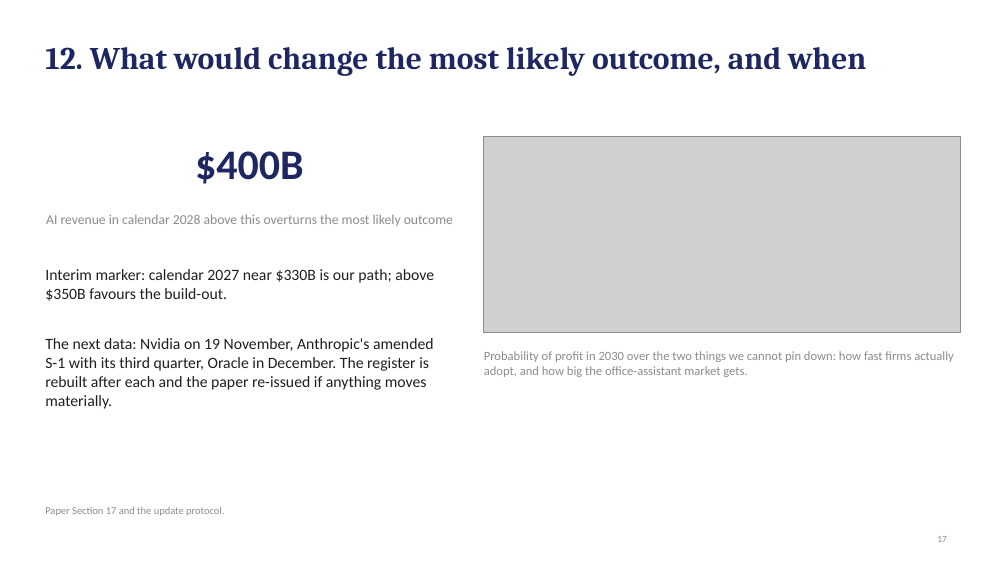
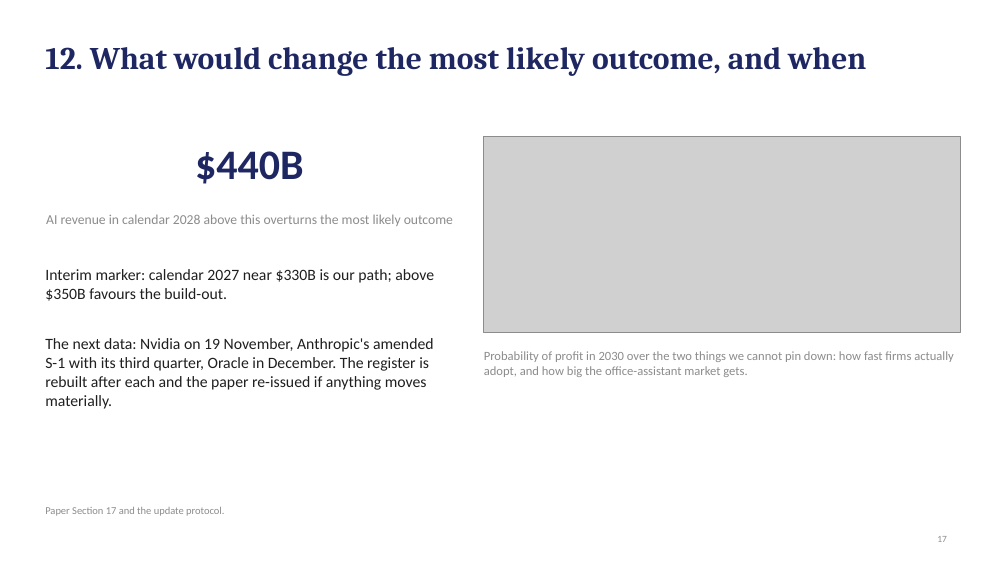
Before and after one commit to desfitz/ai-compute-limits, a slide deck: slide 17 of paper/easy_deck_v29.pptx. Drawn at 1008x567 pixels with LibreOffice and Linux fonts; fonts in the diff are those of the drawing; grey boxes stand for pictures. Boxes give left, top, right and bottom in pixels: in the first picture for what was removed or moved away, otherwise in the second. Text is boxed around its words. In the diff, an @@ line names an element or a change of style, - is before the commit and + after.

```diff
--- a/paper/easy_deck_v29.pptx
+++ b/paper/easy_deck_v29.pptx
@@ text at [195, 151, 304, 184]: text changed @@
-$400B
+$440B
```
Also in this commit, not shown: 14 other slides changed, 18 other files.
